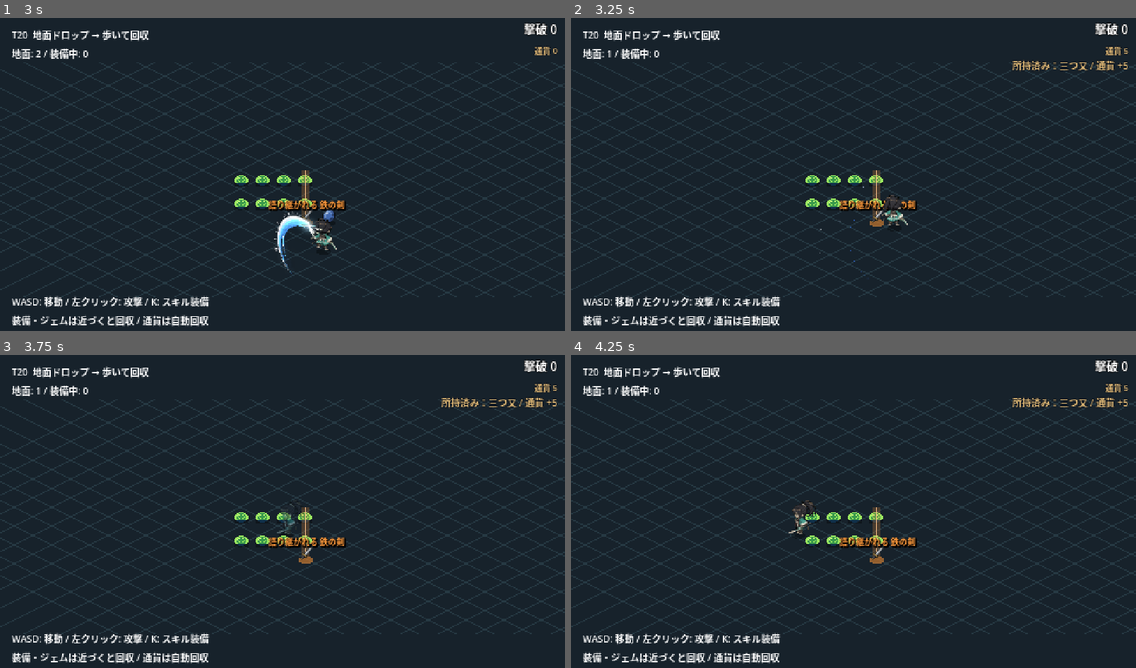
Above: before the commit, frames 1-4 (two rows, left to right).
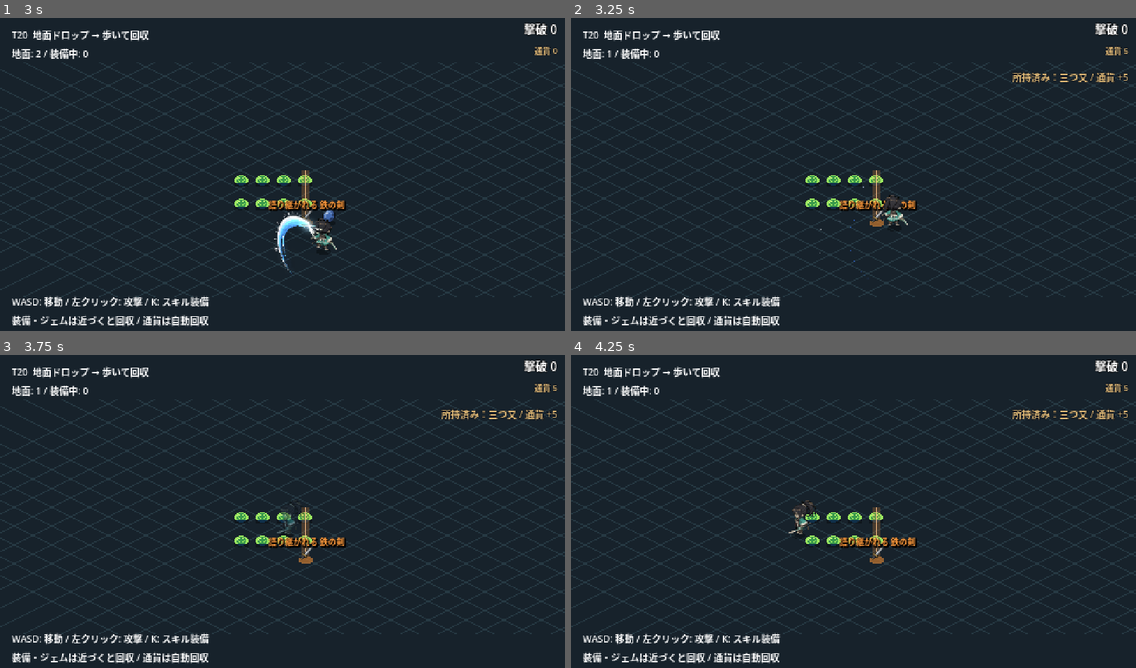
Above: after the commit, the same moments.

Repository: fururun/HackSla
Game: Godot game, scene res://scenes/test/loot_demo.tscn
Two runs of this game, one before a commit and one after it. Both use one fixed random seed, a clock stepped at 60 frames per second and the inputs below. This scene is started directly instead of the project's main scene.
Inputs (mouse positions are in pixels of both pictures, inside the frame that each line leads up to):
- Up to frame 1 (3 s): tap Enter at 0.5 s; move the mouse to (406, 158) at 0.52 s; hold D (move_right) 0.53-1.28 s; tap Space (dodge) at 0.6, 2.1 s; click (406, 158) at 0.67 s; move the mouse to (169, 190) at 1.27 s; hold S (move_down) 1.28-2.03 s; tap I (toggle_equip_screen) at 1.35, 2.85 s; click (169, 190) at 1.42 s; move the mouse to (339, 102) at 2.02 s; hold D (move_right) 2.03-2.78 s; click (339, 102) at 2.17 s; move the mouse to (254, 237) at 2.77 s; hold W (move_up) from 2.78 s (still down); click (254, 237) at 2.92 s
- Up to frame 2 (3.25 s): keep holding W (move_up)
- Up to frame 3 (3.75 s): move the mouse to (452, 558) at 3.52 s; release W (move_up) at 3.53 s; hold A (move_left) from 3.53 s (still down); tap Space (dodge) at 3.6 s; click (452, 558) at 3.67 s
- Up to frame 4 (4.25 s): keep holding A (move_left)

Frame 1 is identical in both runs. In frame 2, 0.6% of the frame differs, in the area x 78-99%, y 13-21%; in frame 3, 0.6%; in frame 4, 0.6%.

Commit message:
装備で強くなった実感を出す（性能の底上げ、レアリティで土台も強化、性能の強さで着替え、HUDに強化量、着替えの演出）
Co-Authored-By: Claude Sonnet 5.5 <noreply@anthropic.com>

Diff:
--- a/data/items/affixes.json
+++ b/data/items/affixes.json
@@ -1,10 +1,10 @@
 [
-  { "id": "life_1",          "name": "頑丈な",   "stat": "life",                 "value": [12, 28], "weight": 100, "slots": [] },
+  { "id": "life_1",          "name": "頑丈な",   "stat": "life",                 "value": [19, 45], "weight": 100, "slots": [] },
   { "id": "armor_1",         "name": "堅い",     "stat": "armor",                "value": [10, 24], "weight": 85,  "slots": ["armor", "helmet", "boots"] },
-  { "id": "damage_1",        "name": "鋭い",     "stat": "damage_pct",           "value": [10, 20], "weight": 80,  "slots": ["weapon", "ring", "amulet", "helmet"] },
-  { "id": "fire_dmg_1",      "name": "燃える",   "stat": "fire_damage_pct",      "value": [12, 24], "weight": 55,  "slots": ["weapon", "ring", "amulet"] },
-  { "id": "cold_dmg_1",      "name": "凍てつく", "stat": "cold_damage_pct",      "value": [12, 24], "weight": 55,  "slots": ["weapon", "ring", "amulet"] },
-  { "id": "lightning_dmg_1", "name": "稲妻の",   "stat": "lightning_damage_pct", "value": [12, 24], "weight": 50,  "slots": ["weapon", "ring", "amulet"] },
+  { "id": "damage_1",        "name": "鋭い",     "stat": "damage_pct",           "value": [16, 32], "weight": 80,  "slots": ["weapon", "ring", "amulet", "helmet"] },
+  { "id": "fire_dmg_1",      "name": "燃える",   "stat": "fire_damage_pct",      "value": [19, 38], "weight": 55,  "slots": ["weapon", "ring", "amulet"] },
+  { "id": "cold_dmg_1",      "name": "凍てつく", "stat": "cold_damage_pct",      "value": [19, 38], "weight": 55,  "slots": ["weapon", "ring", "amulet"] },
+  { "id": "lightning_dmg_1", "name": "稲妻の",   "stat": "lightning_damage_pct", "value": [19, 38], "weight": 50,  "slots": ["weapon", "ring", "amulet"] },
   { "id": "cast_speed_1",    "name": "素早い",   "stat": "cast_speed_pct",       "value": [6, 14],  "weight": 50,  "slots": ["weapon", "ring", "amulet", "helmet"] },
   { "id": "move_speed_1",    "name": "身軽な",   "stat": "move_speed_pct",       "value": [6, 16],  "weight": 50,  "slots": ["boots", "armor", "amulet"] },
   { "id": "area_1",          "name": "広がる",   "stat": "area_pct",             "value": [8, 16],  "weight": 45,  "slots": ["weapon", "amulet", "helmet", "armor"] },
@@ -13,5 +13,5 @@
   { "id": "cold_res_1",      "name": "氷除けの", "stat": "cold_res",             "value": [12, 28], "weight": 65,  "slots": [] },
   { "id": "lightning_res_1", "name": "雷除けの", "stat": "lightning_res",        "value": [12, 28], "weight": 65,  "slots": [] },
   { "id": "life_kill_1",     "name": "貪る",     "stat": "life_on_kill",         "value": [2, 5],   "weight": 40,  "slots": ["weapon", "ring", "armor", "helmet", "boots"] },
-  { "id": "life_2",          "name": "活力の",   "stat": "life",                 "value": [18, 36], "weight": 45,  "slots": ["armor", "helmet", "boots", "ring", "amulet"] }
+  { "id": "life_2",          "name": "活力の",   "stat": "life",                 "value": [29, 58], "weight": 45,  "slots": ["armor", "helmet", "boots", "ring", "amulet"] }
 ]
--- a/data/items/bases.json
+++ b/data/items/bases.json
@@ -1,8 +1,8 @@
 [
-  { "id": "iron_sword",   "name": "鉄の剣",     "slot": "weapon", "level": 1, "stats": { "damage_pct": 12 } },
+  { "id": "iron_sword",   "name": "鉄の剣",     "slot": "weapon", "level": 1, "stats": { "damage_pct": 20 } },
   { "id": "oak_staff",    "name": "樫の杖",     "slot": "weapon", "level": 1, "stats": { "area_pct": 10, "cast_speed_pct": 5 } },
-  { "id": "leather_vest", "name": "革の胴着",   "slot": "armor",  "level": 1, "stats": { "armor": 15, "life": 15 } },
-  { "id": "cloth_hood",   "name": "布の頭巾",   "slot": "helmet", "level": 1, "stats": { "armor": 8, "life": 8 } },
+  { "id": "leather_vest", "name": "革の胴着",   "slot": "armor",  "level": 1, "stats": { "armor": 15, "life": 25 } },
+  { "id": "cloth_hood",   "name": "布の頭巾",   "slot": "helmet", "level": 1, "stats": { "armor": 8, "life": 15 } },
   { "id": "worn_boots",   "name": "古びた靴",   "slot": "boots",  "level": 1, "stats": { "armor": 5, "move_speed_pct": 8 } },
-  { "id": "copper_ring",  "name": "銅の指輪",   "slot": "ring",   "level": 1, "stats": { "life": 12 } }
+  { "id": "copper_ring",  "name": "銅の指輪",   "slot": "ring",   "level": 1, "stats": { "life": 20 } }
 ]
--- a/data/items/rarities.json
+++ b/data/items/rarities.json
@@ -1,8 +1,80 @@
 [
-  { "id": "common",    "name": "コモン",     "tier": 0, "affixes": [0, 0], "weight": 1300, "beam": false, "color": "#d8d8d8" },
-  { "id": "uncommon",  "name": "アンコモン", "tier": 1, "affixes": [1, 2], "weight": 500,  "beam": false, "color": "#6fa8ff" },
-  { "id": "rare",      "name": "レア",       "tier": 2, "affixes": [2, 3], "weight": 165,  "beam": false, "color": "#ffd34d" },
-  { "id": "epic",      "name": "エピック",   "tier": 3, "affixes": [3, 4], "weight": 31.5, "beam": false, "color": "#c77dff" },
-  { "id": "legend",    "name": "レジェンド", "tier": 4, "affixes": [4, 5], "weight": 3.0,  "beam": true,  "color": "#ff9a3c" },
-  { "id": "myth",      "name": "神話",       "tier": 5, "affixes": [5, 6], "weight": 0.5,  "beam": true,  "color": "#ff4d6d" }
+  {
+    "id": "common",
+    "name": "コモン",
+    "tier": 0,
+    "affixes": [
+      0,
+      0
+    ],
+    "weight": 1300,
+    "beam": false,
+    "color": "#d8d8d8",
+    "stat_mult": 1.0
+  },
+  {
+    "id": "uncommon",
+    "name": "アンコモン",
+    "tier": 1,
+    "affixes": [
+      1,
+      2
+    ],
+    "weight": 500,
+    "beam": false,
+    "color": "#6fa8ff",
+    "stat_mult": 1.25
+  },
+  {
+    "id": "rare",
+    "name": "レア",
+    "tier": 2,
+    "affixes": [
+      2,
+      3
+    ],
+    "weight": 165,
+    "beam": false,
+    "color": "#ffd34d",
+    "stat_mult": 1.6
+  },
+  {
+    "id": "epic",
+    "name": "エピック",
+    "tier": 3,
+    "affixes": [
+      3,
+      4
+    ],
+    "weight": 31.5,
+    "beam": false,
+    "color": "#c77dff",
+    "stat_mult": 2.0
+  },
+  {
+    "id": "legend",
+    "name": "レジェンド",
+    "tier": 4,
+    "affixes": [
+      4,
+      5
+    ],
+    "weight": 3.0,
+    "beam": true,
+    "color": "#ff9a3c",
+    "stat_mult": 2.6
+  },
+  {
+    "id": "myth",
+    "name": "神話",
+    "tier": 5,
+    "affixes": [
+      5,
+      6
+    ],
+    "weight": 0.5,
+    "beam": true,
+    "color": "#ff4d6d",
+    "stat_mult": 3.4
+  }
 ]
--- a/scripts/data/defs/rarity_def.gd
+++ b/scripts/data/defs/rarity_def.gd
@@ -10,6 +10,7 @@
 var weight: float = 0.0
 var beam: bool = false  ## true なら光の柱と専用の音（最上位2段階だけ）
 var color: Color = Color.WHITE
+var stat_mult: float = 1.0  ## 土台の性能にかける倍率（高いレアリティほど、土台そのものも強い）
 
 
 static func from_dict(d: Dictionary, errors: Array[String]) -> RarityDef:
@@ -22,6 +23,7 @@
 		r.affix_min = int(a[0])
 		r.affix_max = int(a[1])
 	r.weight = float(d.get("weight", 0))
+	r.stat_mult = float(d.get("stat_mult", 1.0))
 	r.beam = bool(d.get("beam", false))
 	r.color = Color.from_string(str(d.get("color", "#ffffff")), Color.WHITE)
 	if r.id.is_empty():
--- a/scripts/loot/item_instance.gd
+++ b/scripts/loot/item_instance.gd
@@ -8,12 +8,26 @@
 
 
 func total_stats() -> Dictionary:
-	var stats: Dictionary = base.stats.duplicate()
+	var stats: Dictionary = {}
+	for key: String in base.stats:
+		stats[key] = roundi(float(base.stats[key]) * rarity.stat_mult)
 	for rolled: Dictionary in affixes:
 		var affix: AffixDef = DataDB.affixes[rolled["id"]]
 		stats[affix.stat] = stats.get(affix.stat, 0) + rolled["value"]
 	return stats
 
 
+const POWER_WEIGHTS: Dictionary = {"life": 0.5, "armor": 0.6, "area_pct": 0.8, "cooldown_pct": 0.8, "move_speed_pct": 0.7}  ## 性能の合計の重み（ほかは 1.0）
+
+
+## 装備の強さの目安（性能の重みつき合計）。同じ部位で、どちらを着るか決めるのに使う
+func power() -> float:
+	var total: float = 0.0
+	var stats: Dictionary = total_stats()
+	for key: String in stats:
+		total += float(stats[key]) * float(POWER_WEIGHTS.get(key, 1.0))
+	return total
+
+
 func display_name() -> String:
 	return "%s %s" % [rarity.name, base.name]
--- a/scripts/loot/stash.gd
+++ b/scripts/loot/stash.gd
@@ -42,7 +42,7 @@
 	elif value is ItemInstance:
 		var item: ItemInstance = value
 		var current: ItemInstance = equipment.get(item.base.slot)
-		if current == null or current.rarity.tier < item.rarity.tier:
+		if current == null or current.power() < item.power():  # 強さの目安が上回るときだけ着替える
 			equipment[item.base.slot] = item
 			changed.emit()
 			equipped.emit(item.base.slot, item, current)
--- a/scripts/main/main.gd
+++ b/scripts/main/main.gd
@@ -157,6 +157,10 @@
 		player.caster.stats.merge(stash.equipment_stats())
 		player.vitals.changed.emit()
 	stash.changed.connect(apply_equipment)
+	# 装備を着替えたら、体のまわりに金色の輪と火花を出す（強くなった実感）
+	stash.equipped.connect(func(_slot: String, _item: ItemInstance, _previous: ItemInstance) -> void:
+		EnemyFx.spawn(world, EnemyFx.Kind.RING, player.global_position, Color(1.0, 0.85, 0.3), 30.0, 0.55)
+		EnemyFx.spawn(world, EnemyFx.Kind.BURST, player.global_position, Color(1.0, 0.9, 0.5), 22.0, 0.5))
 
 
 ## マップの印（s=スライムの群れ、b=岩殻）に敵を置く。時間で湧かせず、倒しに行く配置
--- a/scripts/ui/loot_hud.gd
+++ b/scripts/ui/loot_hud.gd
@@ -7,6 +7,7 @@
 var _duplicate_pending: GemInstance
 var _stash: Stash
 var _currency: Label
+var _power: Label  ## 装備で強くなった分（ダメージ・ライフ・防御）
 var _messages: VBoxContainer
 var _recent: Array[Dictionary] = []
 
@@ -47,18 +48,45 @@
 	_currency.horizontal_alignment = HORIZONTAL_ALIGNMENT_RIGHT
 	_currency.mouse_filter = Control.MOUSE_FILTER_IGNORE
 	UiStyle.label(_currency, UiStyle.FONT_SMALL, UiStyle.ACCENT)
+	_power = Label.new()
+	root.add_child(_power)
+	_power.set_anchors_and_offsets_preset(Control.PRESET_TOP_RIGHT)
+	_power.offset_left = -200
+	_power.offset_right = -6
+	_power.offset_top = 34
+	_power.horizontal_alignment = HORIZONTAL_ALIGNMENT_RIGHT
+	_power.mouse_filter = Control.MOUSE_FILTER_IGNORE
+	UiStyle.label(_power, UiStyle.FONT_SMALL, StatLabels.INCREASE_COLOR)
 	_panel = PanelContainer.new()
 	root.add_child(_panel)
 	_panel.set_anchors_and_offsets_preset(Control.PRESET_TOP_RIGHT)
 	_panel.offset_left = -150
 	_panel.offset_right = -6
-	_panel.offset_top = 36
+	_panel.offset_top = 46
 	_panel.add_theme_stylebox_override("panel", StyleBoxEmpty.new())  # 枠なし（文字のふちどりだけ）
 	_panel.mouse_filter = Control.MOUSE_FILTER_IGNORE
 	_messages = VBoxContainer.new()
 	_panel.add_child(_messages)
 	_messages.mouse_filter = Control.MOUSE_FILTER_IGNORE
 	_refresh()
+
+## 装備で強くなった分の一行（装備がなければ空）。例：ダメージ +45%　ライフ +60　防御 +23
+func power_summary() -> String:
+	if _stash == null:
+		return ""
+	var stats: StatBlock = _stash.equipment_stats()
+	var parts: Array[String] = []
+	var damage: float = stats.get_value("damage_pct")
+	if damage > 0.0:
+		parts.append("ダメージ +%d%%" % roundi(damage))
+	var life: float = stats.get_value("life")
+	if life > 0.0:
+		parts.append("ライフ +%d" % roundi(life))
+	var armor: float = stats.get_value("armor")
+	if armor > 0.0:
+		parts.append("防御 +%d" % roundi(armor))
+	return "　".join(parts)
+
 
 func _process(delta: float) -> void:
 	var expired: bool = false
@@ -96,7 +124,7 @@
 	return definition.name if definition != null else gem.id
 
 func _on_equipped(_slot: String, item: ItemInstance, previous: ItemInstance) -> void:
-	_add_message("装備した：" + item.display_name(), item.rarity.color, StatLabels.changes(item, previous))
+	_add_message("強くなった！ " + item.display_name(), item.rarity.color, StatLabels.changes(item, previous))
 
 func _on_skipped(item: ItemInstance) -> void:
 	_add_message("見送り：" + item.display_name(), UiStyle.MUTED)
@@ -109,6 +137,8 @@
 	if _currency == null:
 		return
 	_currency.text = "通貨 %d" % (_stash.currency if _stash != null else 0)
+	if _power != null:
+		_power.text = power_summary()
 	if _panel != null:
 		_panel.visible = not _recent.is_empty()  # 通知がないときは、枠ごと消す
 	for child: Node in _messages.get_children():
--- a/tests/test_equip_screen.gd
+++ b/tests/test_equip_screen.gd
@@ -45,7 +45,7 @@
 	stash.collect(low)
 	stash.collect(high)
 	t.check_eq(equipped, [["weapon", low, null], ["weapon", high, low]], "新旧の装備を通知")
-	t.check_eq(hud._recent[1]["text"], "装備した：" + high.display_name(), "装備した通知")
+	t.check_eq(hud._recent[1]["text"], "強くなった！ " + high.display_name(), "装備した通知")
 	t.check_eq(hud._recent[1]["lines"].size(), 2, "増減を各行に表示")
 	stash.collect(low)
 	t.check_eq(skipped, [low], "見送りを通知")
--- a/tests/test_loot_drops.gd
+++ b/tests/test_loot_drops.gd
@@ -28,14 +28,18 @@
 	stash.collect(low)
 	t.check_eq(stash.equipment["weapon"], low, "空き部位を装備")
 	stash.collect(high)
-	stash.collect(_item("weapon", 2, {"damage_pct": 99}))
+	t.check_eq(stash.equipment["weapon"], high, "強さの目安が上なら着替える")
+	stash.collect(_item("weapon", 2, {"damage_pct": 4}))
 	stash.collect(low)
-	t.check_eq(stash.equipment["weapon"], high, "高tierだけ更新、同tierと下位は維持")
+	t.check_eq(stash.equipment["weapon"], high, "同じか弱いものは着替えない")
+	var stronger: ItemInstance = _item("weapon", 0, {"damage_pct": 99})
+	stash.collect(stronger)
+	t.check_eq(stash.equipment["weapon"], stronger, "レアリティが低くても、性能が上なら着替える")
 	stash.collect(_item("ring", 1, {"damage_pct": 7, "armor": 4}))
 	var stats: StatBlock = stash.equipment_stats()
-	t.check_eq(stats.get_value("damage_pct"), 12.0, "部位間で合算")
-	t.check_eq(stats.get_value("life"), 3.0, "個別の値")
-	t.check_eq(stash.equipment_stats().get_value("damage_pct"), 12.0, "繰返し計算で二重加算しない")
+	t.check_eq(stats.get_value("damage_pct"), 106.0, "部位間で合算")
+	t.check_eq(stats.get_value("armor"), 4.0, "個別の値")
+	t.check_eq(stash.equipment_stats().get_value("damage_pct"), 106.0, "繰返し計算で二重加算しない")
 	stash.collect(8)
 	stash.collect(4)
 	t.check_eq(stash.currency, 12, "通貨を合算")
@@ -124,3 +128,26 @@
 	hud._process(LootHud.MESSAGE_LIFETIME + 0.1)
 	t.check(hud._recent.is_empty(), "数秒後に消える")
 	hud.free()
+
+
+func test_loot_hud_power_summary_and_equip_fx() -> void:
+	var tree: SceneTree = t as SceneTree
+	var stash: Stash = Stash.new()
+	var hud: LootHud = LootHud.new()
+	hud.setup(stash)
+	tree.root.add_child(hud)
+	await tree.process_frame
+	t.check_eq(hud.power_summary(), "", "装備がなければ空")
+	stash.collect(_item("weapon", 0, {"damage_pct": 20}))
+	stash.collect(_item("armor", 0, {"life": 25, "armor": 15}))
+	t.check_eq(hud.power_summary(), "ダメージ +20%　ライフ +25　防御 +15", "装備で強くなった分が出る")
+	t.check_eq(hud._power.text, hud.power_summary(), "画面の表示に反映される")
+	hud.free()
+
+
+func test_higher_rarity_means_stronger_base() -> void:
+	var common: ItemInstance = _item("weapon", 0, {"damage_pct": 20})
+	var epic: ItemInstance = _item("weapon", 3, {"damage_pct": 20})
+	epic.rarity.stat_mult = 2.0
+	t.check_eq(epic.total_stats()["damage_pct"], 40, "レアリティが高いと、土台の性能が上がる")
+	t.check(epic.power() > common.power(), "強さの目安も上がる")
